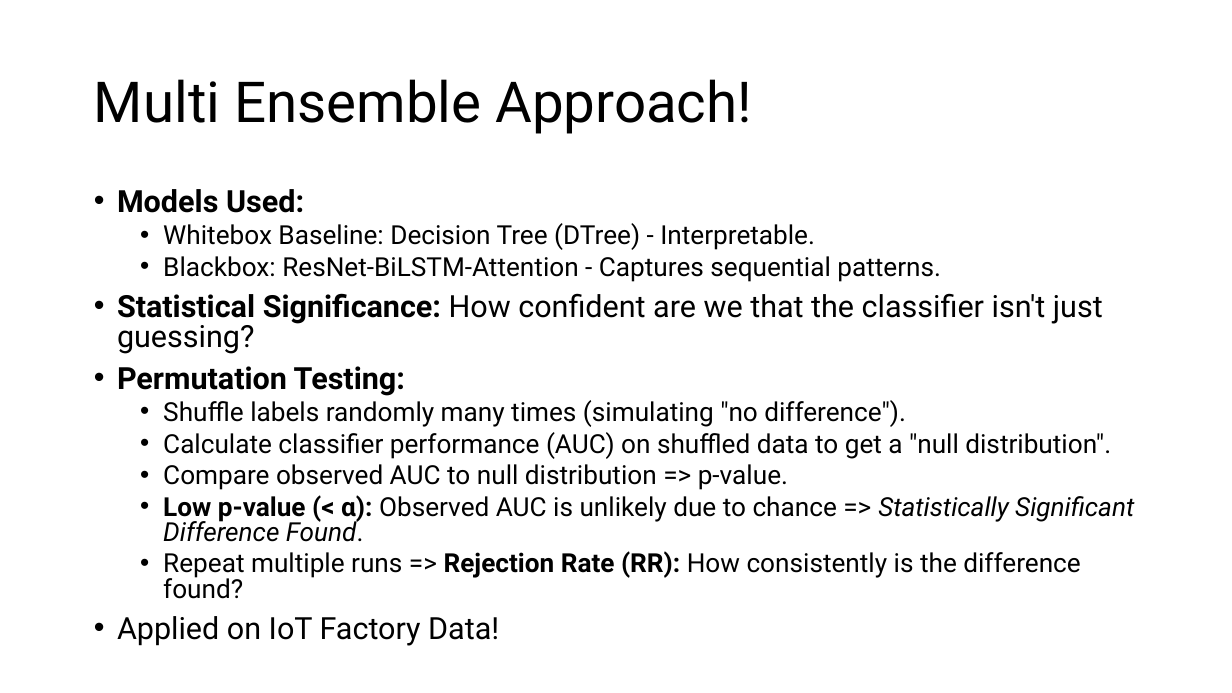
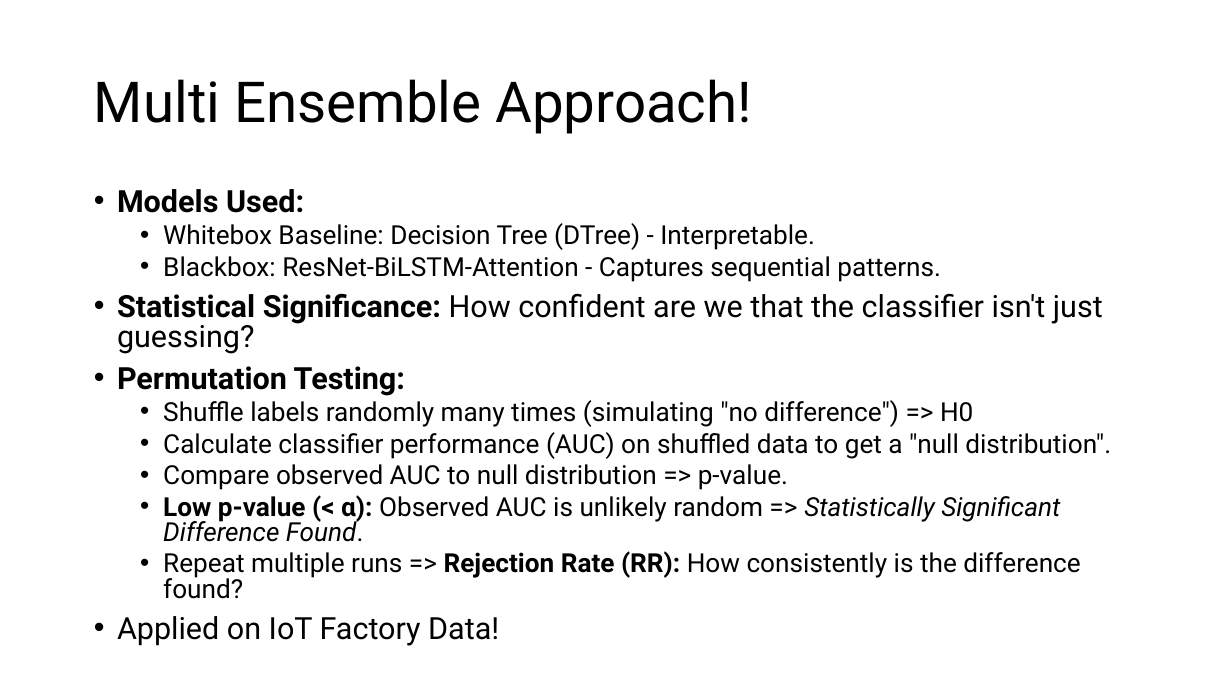
Before and after one commit to fishingpvalues/masterthesis, a slide deck: slide 7 of Zusammenfassung Master Thesis.pptx (slide 9 before the commit). Drawn at 1232x693 pixels with LibreOffice and Linux fonts; fonts in the diff are those of the drawing. Boxes give left, top, right and bottom in pixels: in the first picture for what was removed or moved away, otherwise in the second. Text is boxed around its words. In the diff, an @@ line names an element or a change of style, - is before the commit and + after.

```diff
--- a/Zusammenfassung Master Thesis.pptx
+++ b/Zusammenfassung Master Thesis.pptx
@@ text at [163, 400, 973, 427]: text changed @@
-  • Shuffle labels randomly many times (simulating "no difference").
+  • Shuffle labels randomly many times (simulating "no difference") => H0
@@ text at [163, 495, 1060, 542]: text changed @@
-  • Low p-value (< α): Observed AUC is unlikely due to chance => Statistically Significant Difference Found.
+  • Low p-value (< α): Observed AUC is unlikely random => Statistically Significant Difference Found.
```
Also in this commit, not shown: 2 slides added, 1 slide removed, 15 other files.
